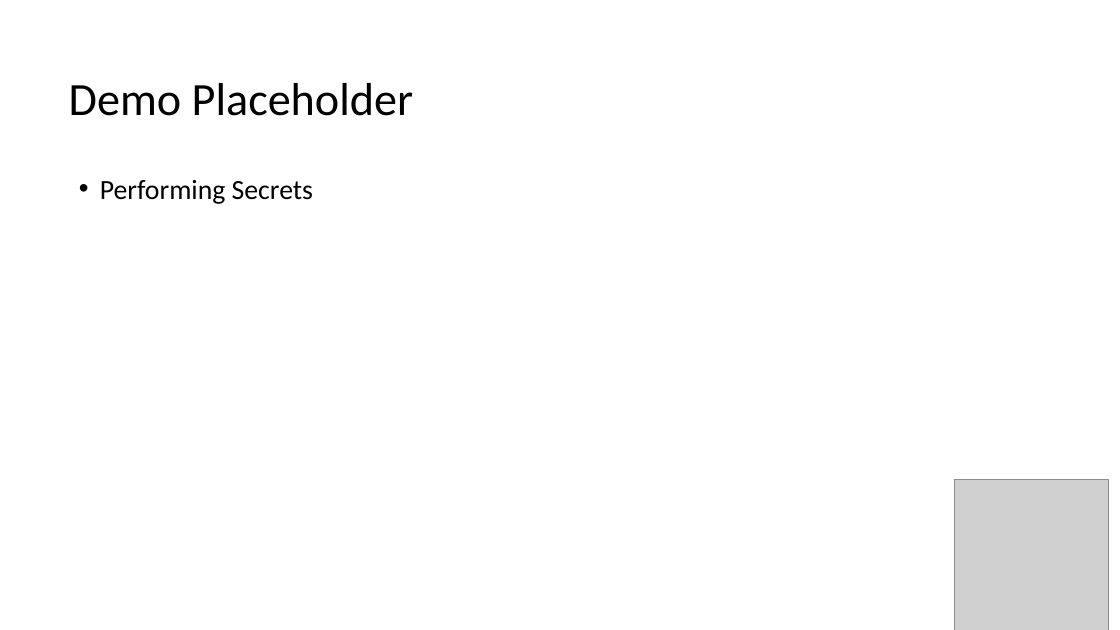
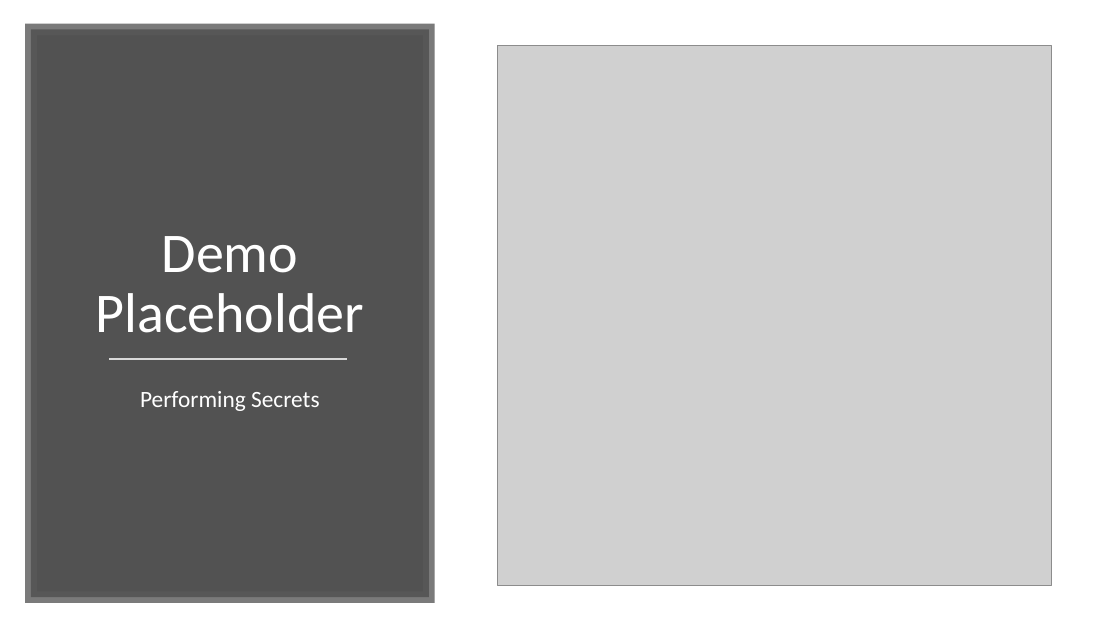
Before and after one commit to MohanRamadoss/kubernetes, a slide deck: slide 6 of 12-Secrets/Secrets.pptx. Drawn at 1120x630 pixels with LibreOffice and Linux fonts; fonts in the diff are those of the drawing; grey boxes stand for pictures. Boxes give left, top, right and bottom in pixels: in the first picture for what was removed or moved away, otherwise in the second. Text is boxed around its words. In the diff, an @@ line names an element or a change of style, - is before the commit and + after.

```diff
--- a/12-Secrets/Secrets.pptx
+++ b/12-Secrets/Secrets.pptx
@@ rectangle added at (31,29,429,597), fill #404040 at 90% opacity, outline #595959 10 pt @@
@@ picture: place and size @@
-picture at (954,480,1108,630)
+picture at (498,45,1052,586)
@@ title "Demo Placeholder": place and size @@
-title "Demo Placeholder" at (69,83,413,116)
+title "Demo Placeholder" at (96,236,364,333)
@@ title "Demo Placeholder" at (96,236,364,333): size 39.6 to 48 pt, text colour #000000 to #FFFFFF; alignment left to centre; line spacing 2 to 0.9; vertical alignment middle to bottom @@
@@ text "Performing Secrets": place and size @@
-text "Performing Secrets" at (100,180,313,204)
+text "Performing Secrets" at (140,391,320,411)
@@ text "Performing Secrets" at (140,391,320,411): size 23.8 to 20 pt, text colour #000000 to #FFFFFF; alignment left to centre; bullet • to none; line spacing 1.9 to 0.9 @@
@@ line added from (109, 360) to (347, 360), #D9D9D9 1.75 pt @@
```
Also in this commit, not shown: 4 other slides changed, 1 slide added, 1 slide removed, 8 other files.
